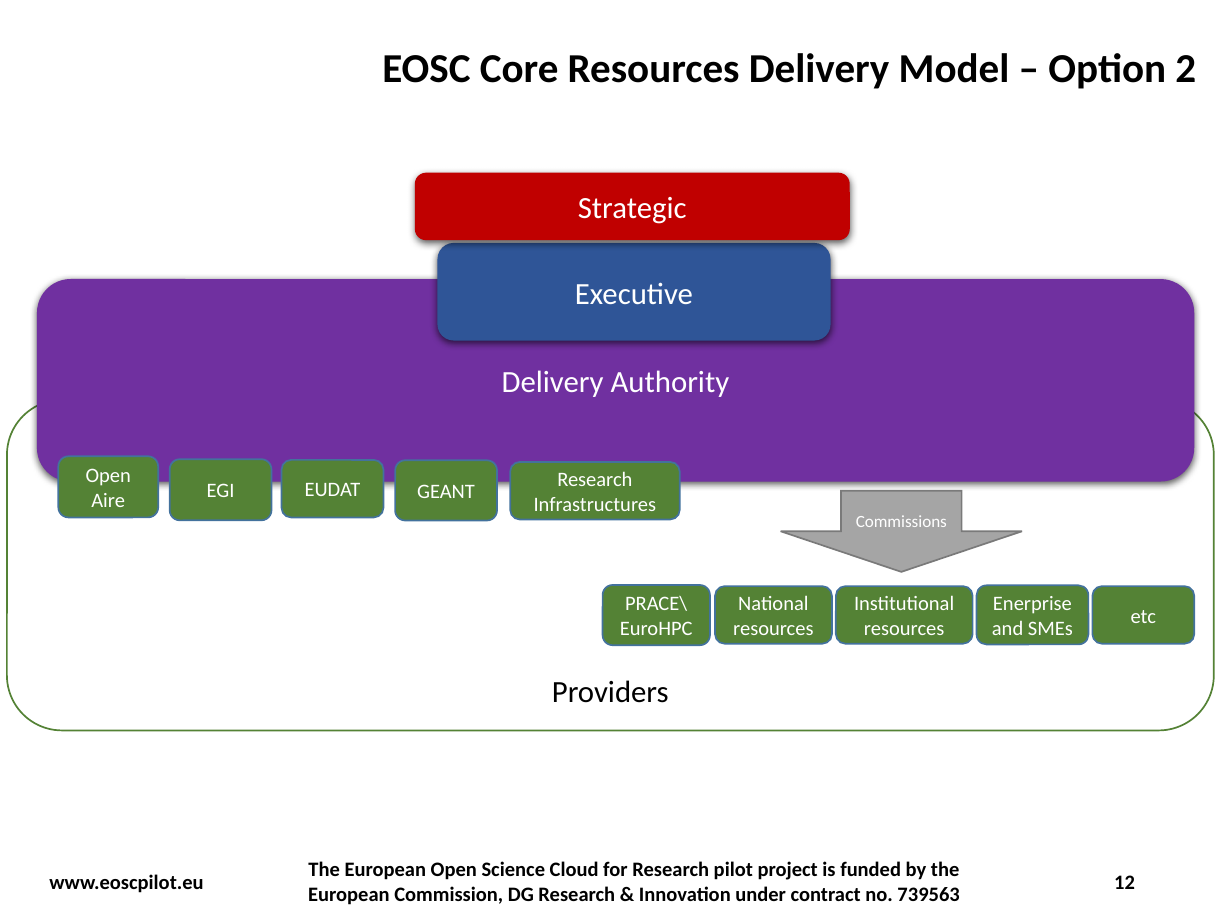
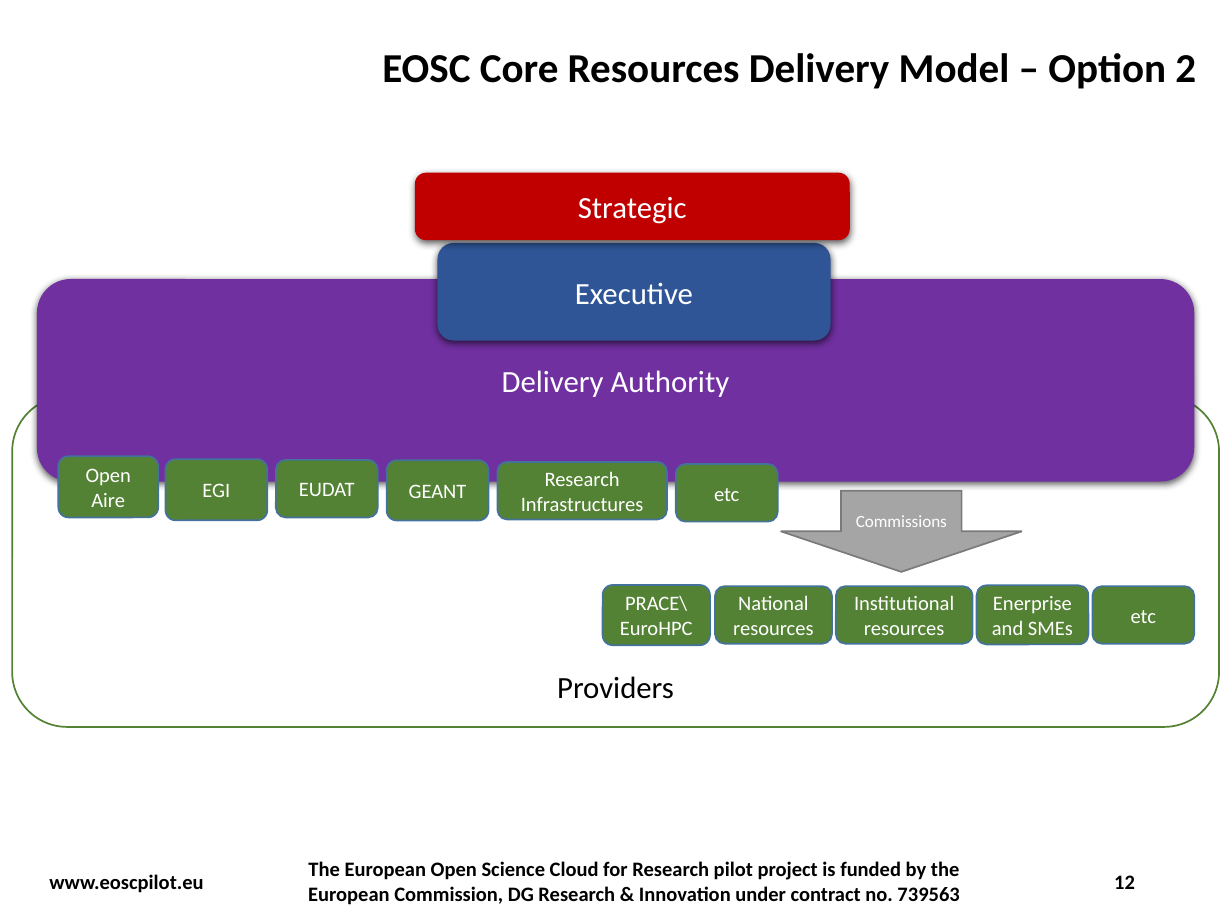
Before and after one commit to EuropeanOpenScienceCloud/Governance, a slide deck: slide 12 of docs/Diagrams/DiagramsMaster.pptx. Drawn at 1232x924 pixels with LibreOffice and Linux fonts; fonts in the diff are those of the drawing; background and template pictures are left out. Boxes give left, top, right and bottom in pixels: in the first picture for what was removed or moved away, otherwise in the second. Text is boxed around its words. In the diff, an @@ line names an element or a change of style, - is before the commit and + after.

```diff
--- a/docs/Diagrams/DiagramsMaster.pptx
+++ b/docs/Diagrams/DiagramsMaster.pptx
@@ rounded rectangle "Providers": place and size @@
-rounded rectangle "Providers" at (7,400,1215,731)
+rounded rectangle "Providers" at (12,397,1220,727)
@@ rounded rectangle "EGI": place and size @@
-rounded rectangle "EGI" at (170,460,272,521)
+rounded rectangle "EGI" at (165,460,267,521)
@@ rounded rectangle "EUDAT": place and size @@
-rounded rectangle "EUDAT" at (282,460,384,517)
+rounded rectangle "EUDAT" at (276,460,378,517)
@@ rounded rectangle "GEANT": place and size @@
-rounded rectangle "GEANT" at (395,461,498,521)
+rounded rectangle "GEANT" at (387,461,489,521)
@@ rounded rectangle "Research Infrastructures": place and size @@
-rounded rectangle "Research Infrastructures" at (510,462,680,520)
+rounded rectangle "Research Infrastructures" at (498,462,668,520)
@@ rounded rectangle added at (676,464,779,522), fill #548235, outline #43739E 1 pt, 12 pt, text #FFFFFF @@
+etc
```
Also in this commit, not shown: 20 other files.
